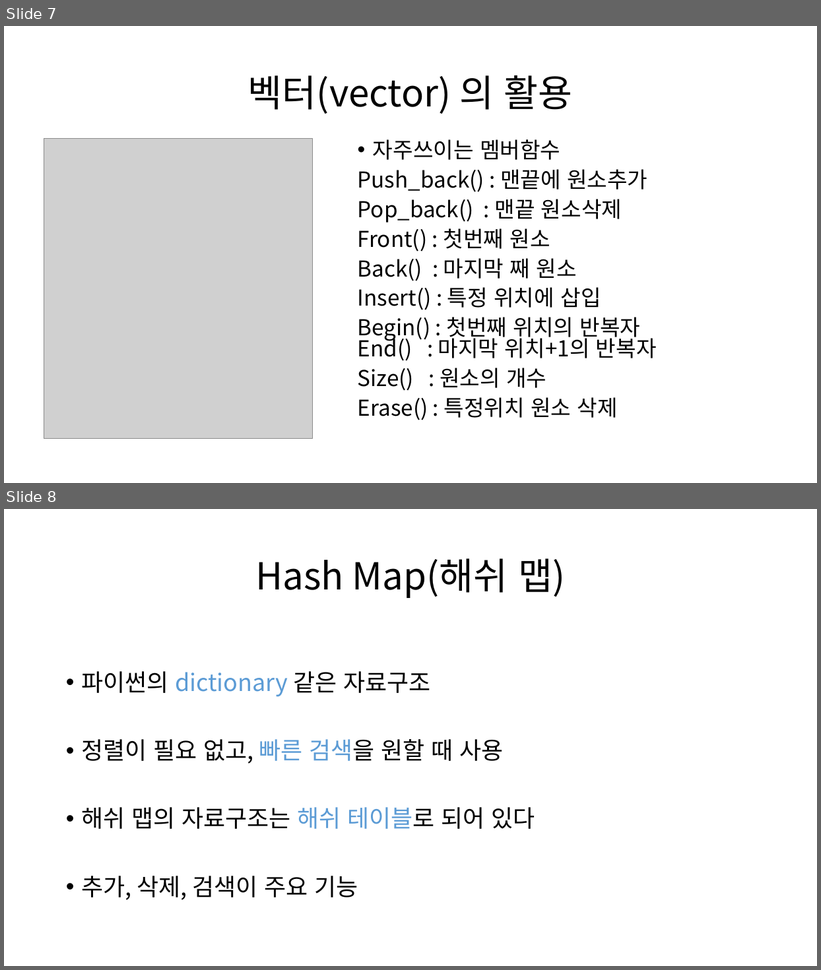
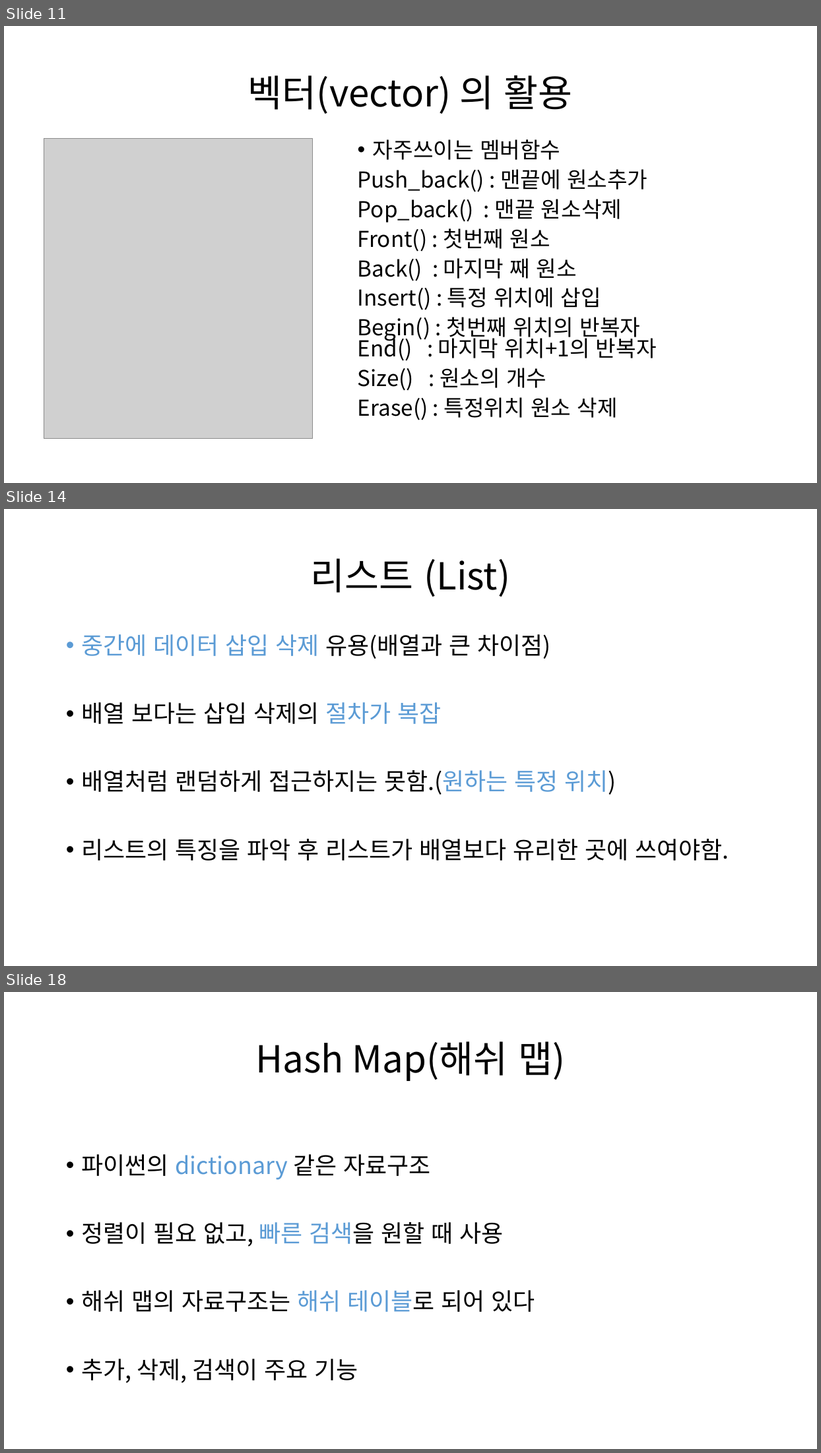
Before and after one commit to LeeInJae/meteor, a slide deck: Study/20131007_LeeInJae/STL.pptx. Shown one above the other, each under a label of ours: slides 7 and 8 before the commit, slides 11, 14 and 18 after it; the slides between them are not shown. The pictures are 821x970 and 821x1453 pixels, drawn with LibreOffice and Linux fonts; fonts in the diff are those of the drawing; grey boxes stand for pictures. Boxes give left, top, right and bottom in pixels: in the first picture for what was removed or moved away, otherwise in the second. Text is boxed around its words. In the diff, an @@ line names an element or a change of style, - is before the commit and + after.

```diff
--- a/Study/20131007_LeeInJae/STL.pptx
+++ b/Study/20131007_LeeInJae/STL.pptx
@@ slide 14 added at [4,509,817,966], background #FFFFFF @@
@@ title added at [311,559,510,597], 44 pt, text #000000 @@
+리스트 (List)
@@ text added at [81,634,729,861], 28 pt, text #000000 @@
+• 중간에 데이터 삽입 삭제 유용(배열과 큰 차이점)
+• 배열 보다는 삽입 삭제의 절차가 복잡
+• 배열처럼 랜덤하게 접근하지는 못함.(원하는 특정 위치)
+• 리스트의 특징을 파악 후 리스트가 배열보다 유리한 곳에 쓰여야함.
@@ what was slide 7 is now slide 11 @@
@@ what was slide 8 is now slide 18 @@
```
Also in this commit, not shown: 3 slides changed, 9 other slides added, 2 other files.
